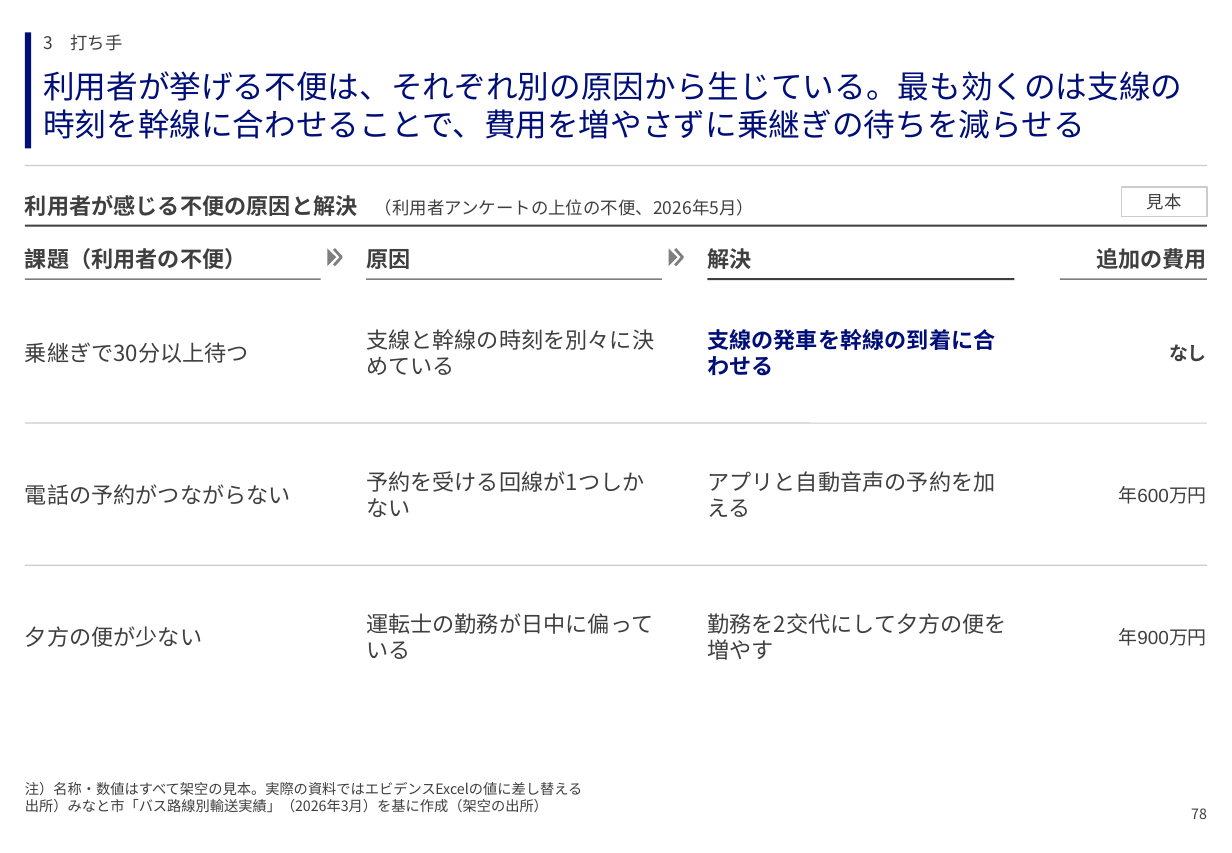
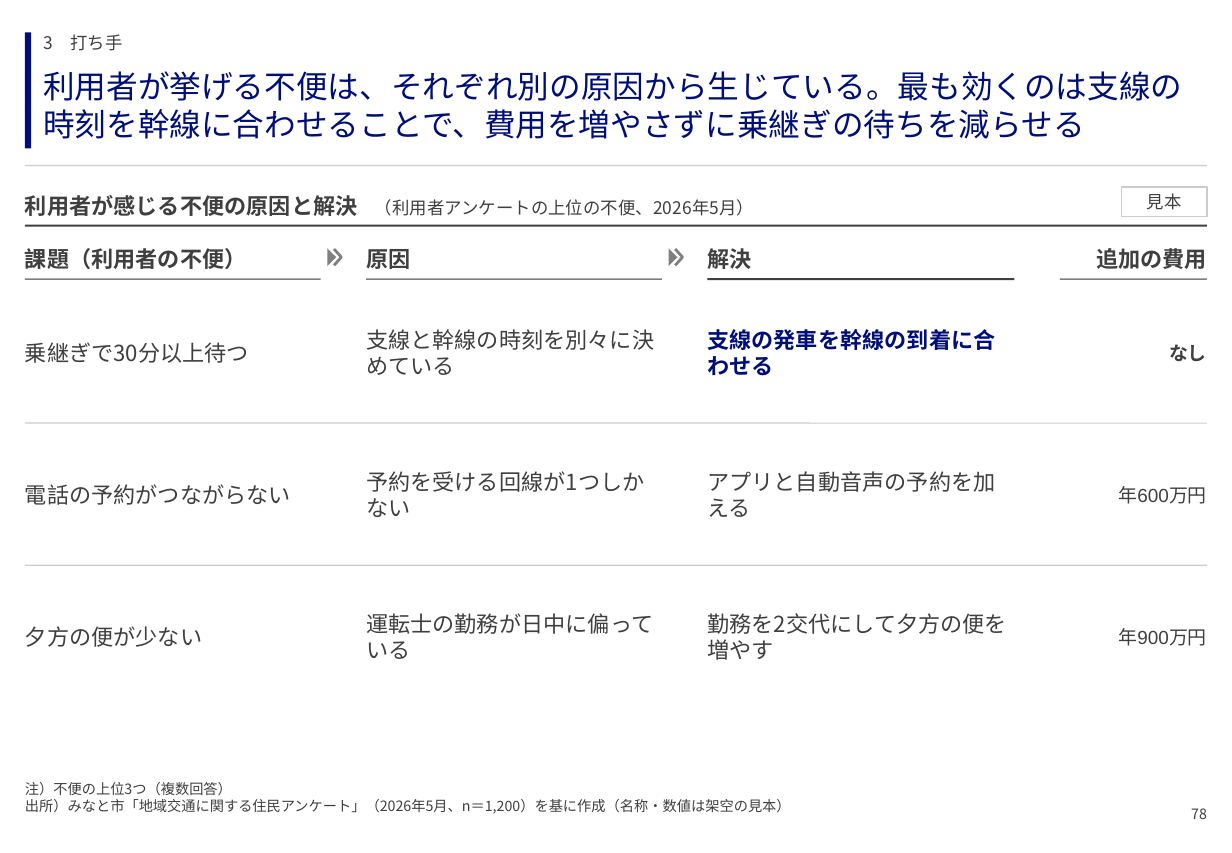
Before and after one commit to GontaHH/slide_builder, a slide deck: slide 78 of patterns/pattern-deck.pptx. Drawn at 1232x853 pixels with LibreOffice and Linux fonts; fonts in the diff are those of the drawing. Boxes give left, top, right and bottom in pixels: in the first picture for what was removed or moved away, otherwise in the second. Text is boxed around its words. In the diff, an @@ line names an element or a change of style, - is before the commit and + after.

```diff
--- a/patterns/pattern-deck.pptx
+++ b/patterns/pattern-deck.pptx
@@ text at (25, 782, 791, 814): text changed @@
-注）名称・数値はすべて架空の見本。実際の資料ではエビデンスExcelの値に差し替える
-出所）みなと市「バス路線別輸送実績」（2026年3月）を基に作成（架空の出所）
+注）不便の上位3つ（複数回答）
+出所）みなと市「地域交通に関する住民アンケート」（2026年5月、n＝1,200）を基に作成（名称・数値は架空の見本）
```
Also in this commit, not shown: 78 other slides changed, 2 other files.
